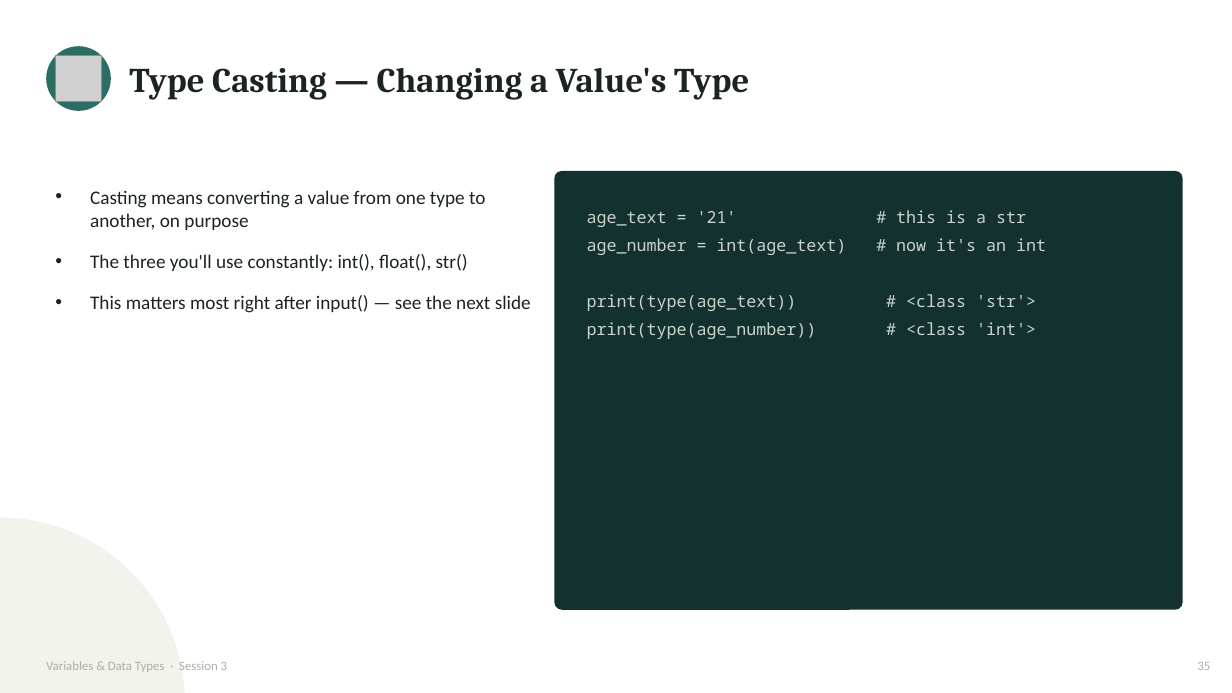
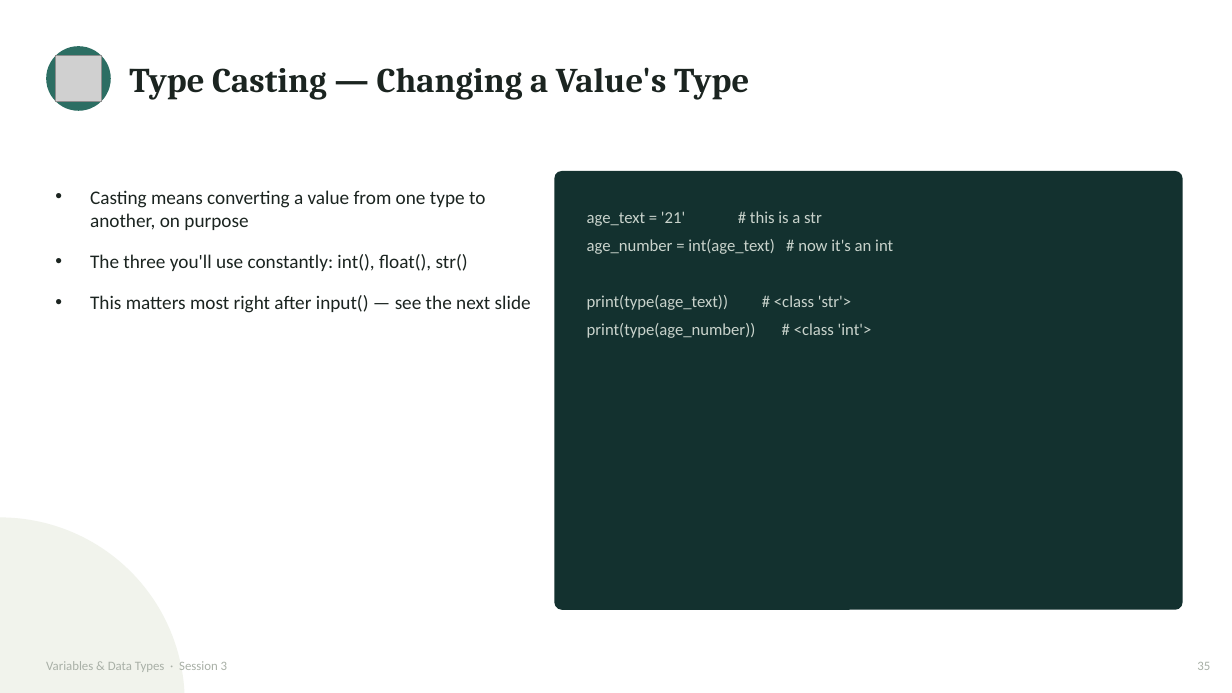
Before and after one commit to waseem-development/ai-ml-course, a slide deck: slide 35 of slides/2_variables_datatypes-3.pptx. Drawn at 1232x693 pixels with LibreOffice and Linux fonts; fonts in the diff are those of the drawing; grey boxes stand for pictures. Boxes give left, top, right and bottom in pixels: in the first picture for what was removed or moved away, otherwise in the second. Text is boxed around its words. In the diff, an @@ line names an element or a change of style, - is before the commit and + after.

```diff
--- a/slides/2_variables_datatypes-3.pptx
+++ b/slides/2_variables_datatypes-3.pptx
@@ text "age_text = '21' # this ..." at (587,211,893,338): font Noto Sans Mono to Calibri @@
```
Also in this commit, not shown: 6 other slides changed, 9 other files.
